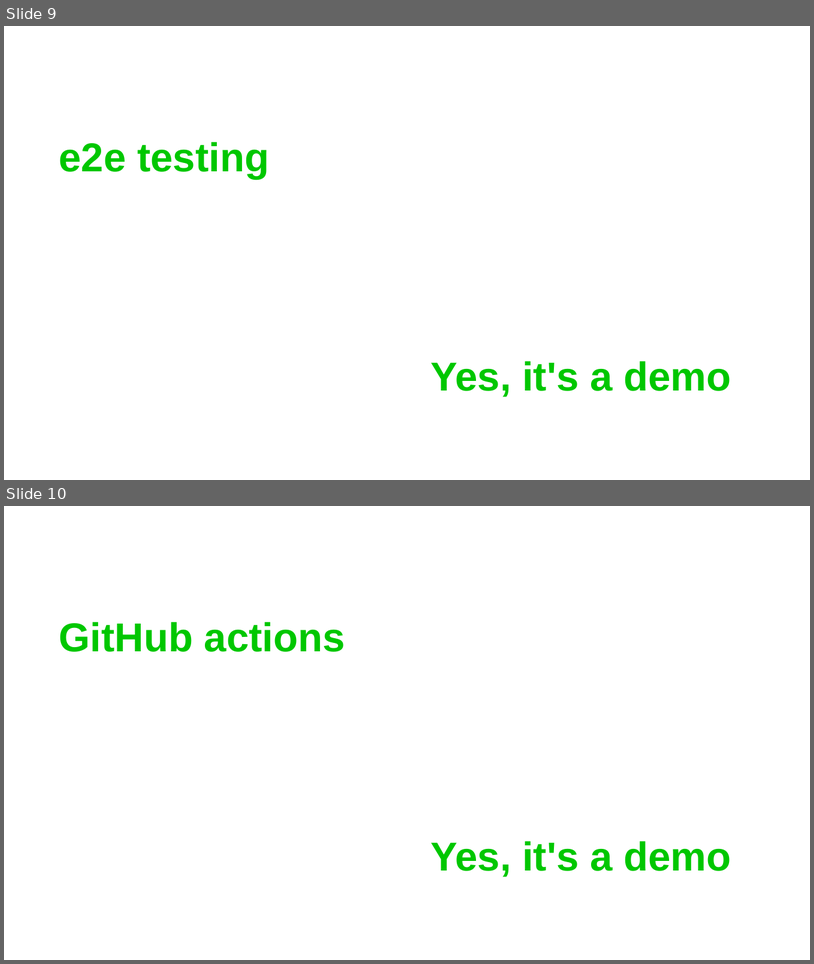
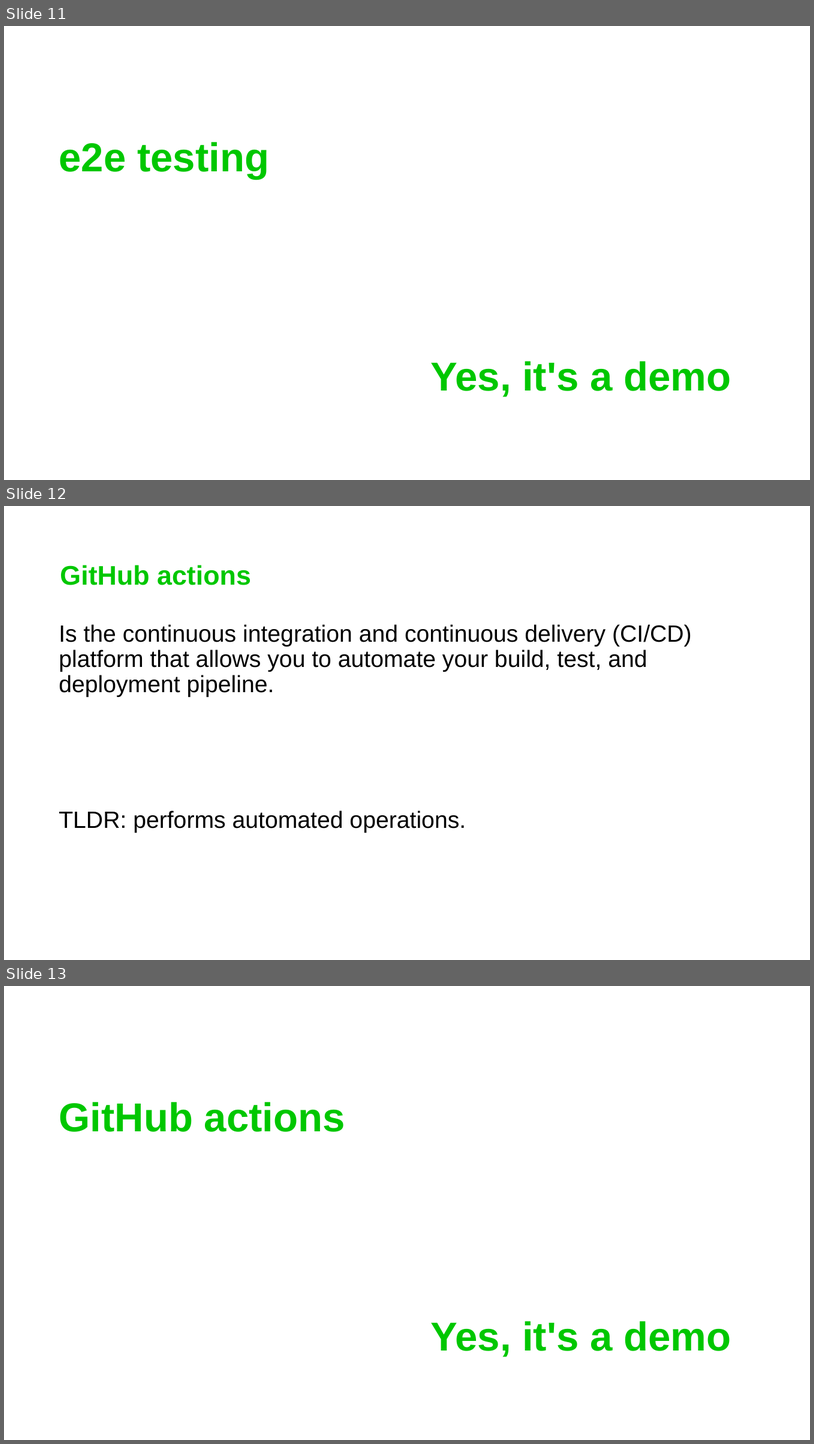
Before and after one commit to GuidoZam/espc-spfx-session-demo, a slide deck: .demo/ESPC25_SPFx_Slides.pptx. Shown one above the other, each under a label of ours: slides 9 and 10 before the commit, slides 11, 12 and 13 after it. The pictures are 814x964 and 814x1444 pixels, drawn with LibreOffice and Linux fonts; fonts in the diff are those of the drawing; background and template pictures are left out. Boxes give left, top, right and bottom in pixels: in the first picture for what was removed or moved away, otherwise in the second. Text is boxed around its words. In the diff, an @@ line names an element or a change of style, - is before the commit and + after.

```diff
--- a/.demo/ESPC25_SPFx_Slides.pptx
+++ b/.demo/ESPC25_SPFx_Slides.pptx
@@ slide 12 added at bbox=[4, 506, 810, 960], background picture (left out) @@
@@ title added at bbox=[60, 565, 251, 585], 32 pt, text #00C700, bold @@
+GitHub actions
@@ text added at bbox=[59, 624, 692, 832], 28 pt, text #000000 @@
+Is the continuous integration and continuous delivery (CI/CD) platform that allows you to automate your build, test, and deployment pipeline.
+TLDR: performs automated operations.
@@ what was slide 9 is now slide 11 @@
@@ what was slide 10 is now slide 13 @@
```
Also in this commit, not shown: 2 other slides added.
